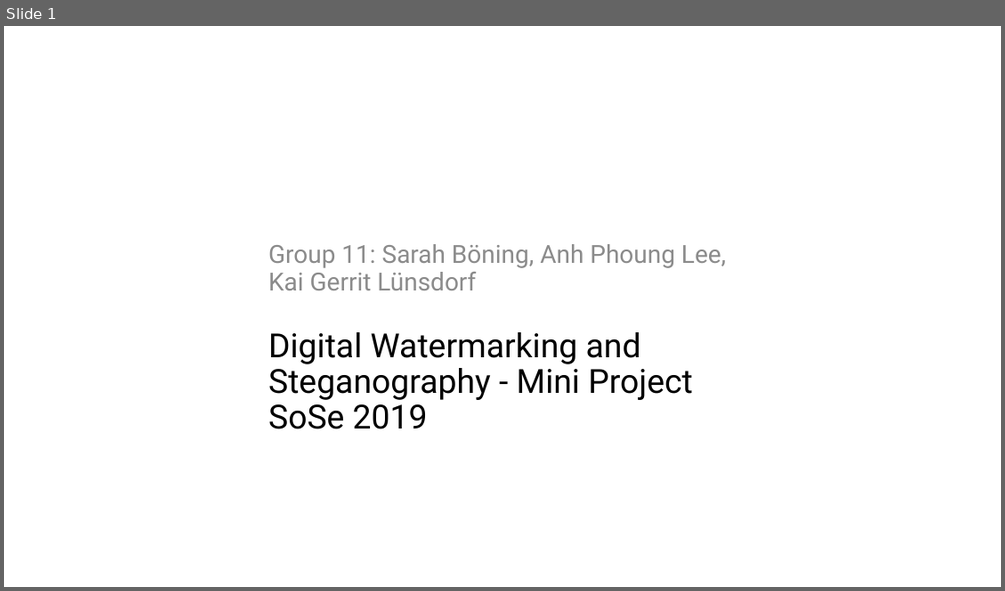
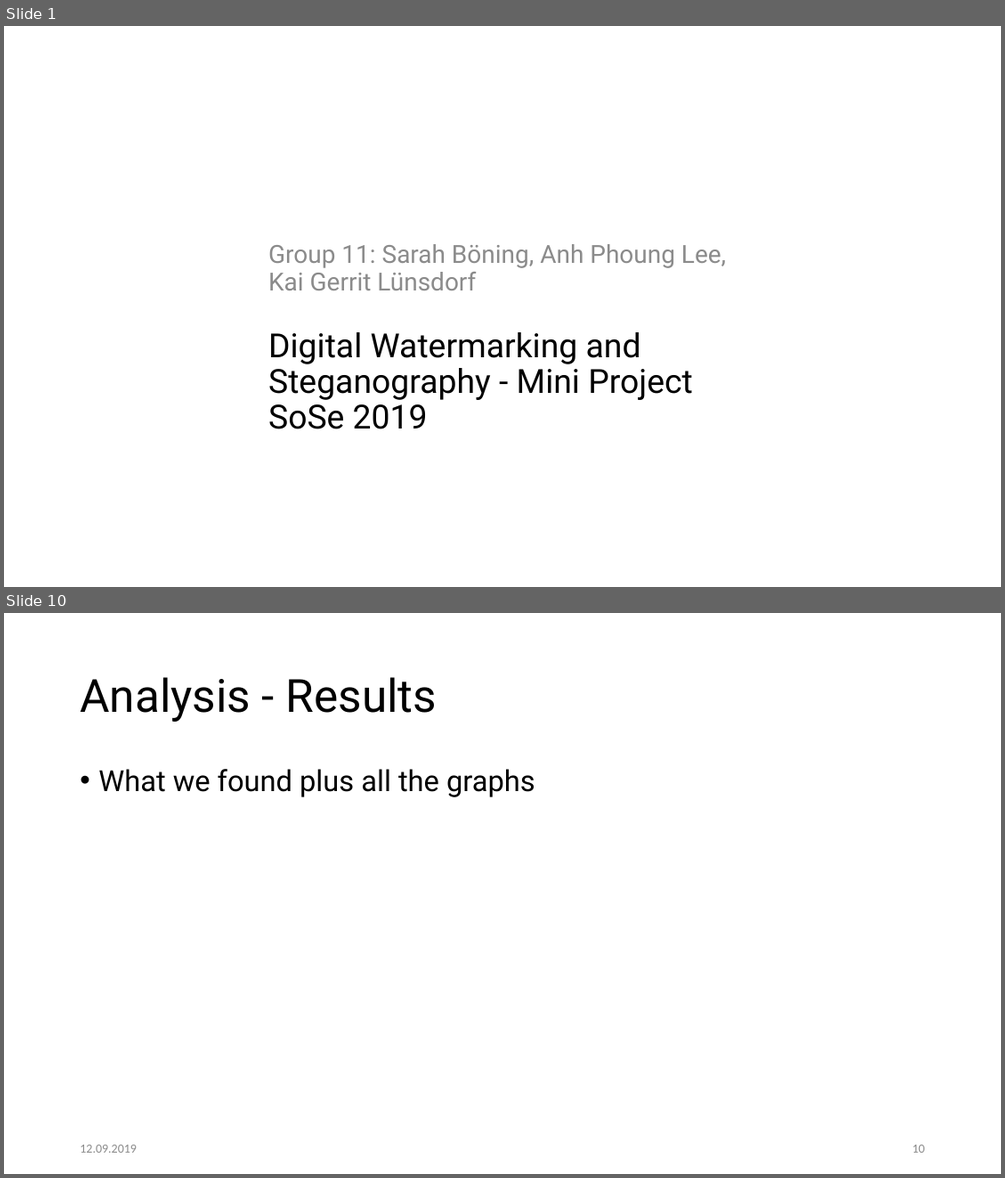
Before and after one commit to SarahBoening/Watermarking-Project, a slide deck: presentation/Presentation Group11.pptx. Shown one above the other, each under a label of ours: slide 1 before the commit, slides 1 and 10 after it; the slides between them are not shown. The pictures are 1005x591 and 1005x1178 pixels, drawn with LibreOffice and Linux fonts; fonts in the diff are those of the drawing; background and template pictures are left out. Boxes give left, top, right and bottom in pixels: in the first picture for what was removed or moved away, otherwise in the second. Text is boxed around its words. In the diff, an @@ line names an element or a change of style, - is before the commit and + after.

```diff
--- a/presentation/Presentation Group11.pptx
+++ b/presentation/Presentation Group11.pptx
@@ slide 10 added at <box>4,613,1001,1174</box>, background #FFFFFF @@
@@ title added at <box>80,677,437,722</box>, 44 pt, text #000000 @@
+Analysis - Results
@@ text added at <box>98,769,535,797</box>, 28 pt, text #000000 @@
+• What we found plus all the graphs
@@ text added at <box>80,1144,137,1152</box>, 12 pt, text #8C8C8C @@
+12.09.2019
@@ page number added at <box>912,1144,924,1152</box>, 12 pt, text #8C8C8C @@
+10
```
Also in this commit, not shown: 6 slides changed, 5 other slides added, 7 other files.
